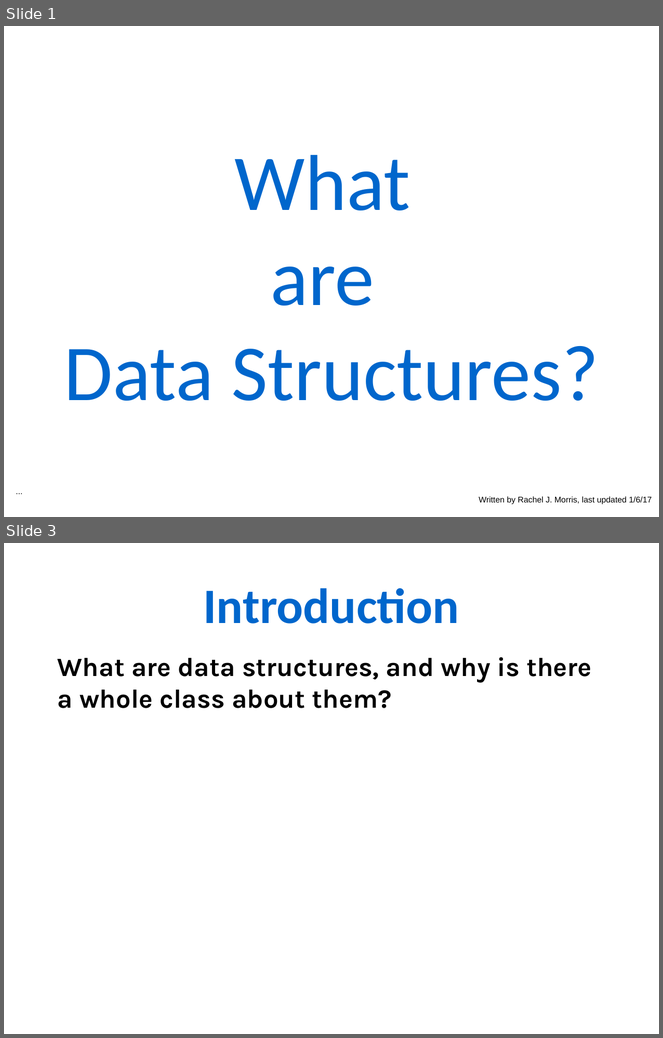
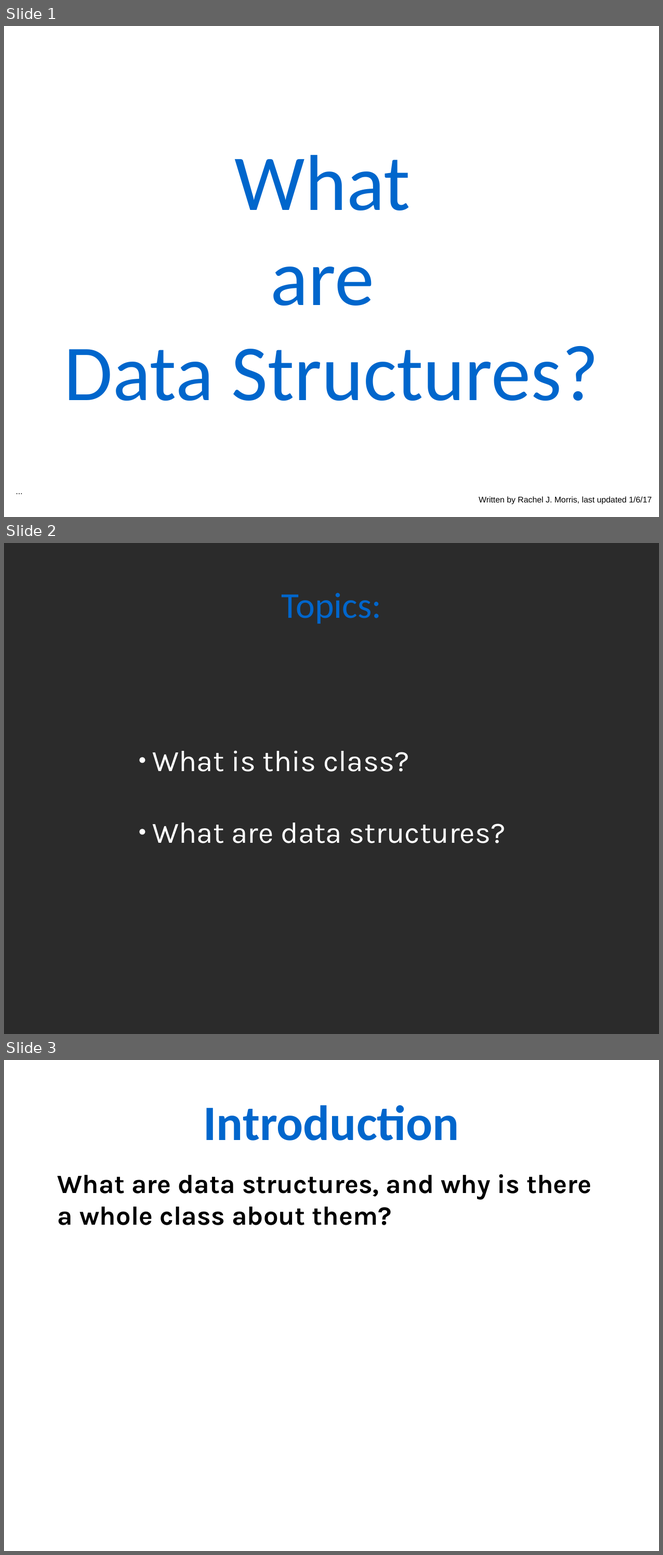
Before and after one commit to mariamhabib/CS250-Data-Structures, a slide deck: Lectures/Lecture 01 - What are data structures.odp. Shown one above the other, each under a label of ours: slides 1 and 3 before the commit, slides 1, 2 and 3 after it; the slides between them are not shown. The pictures are 663x1038 and 663x1555 pixels, drawn with LibreOffice and Linux fonts; fonts in the diff are those of the drawing; background and template pictures are left out; a plain dark background stands for a picture behind light text. Boxes give left, top, right and bottom in pixels: in the first picture for what was removed or moved away, otherwise in the second. Text is boxed around its words. In the diff, an @@ line names an element or a change of style, - is before the commit and + after.

Commit message:
Lecture 1

```diff
--- a/Lectures/Lecture 01 - What are data structures.odp
+++ b/Lectures/Lecture 01 - What are data structures.odp
@@ slide 2 added at [4, 543, 659, 1034], background picture (left out) @@
@@ title added at [281, 593, 382, 624], 44 pt, text #0066CC @@
+Topics:
@@ text added at [152, 750, 506, 844], 36 pt, text #FFFFFF @@
+● What is this class?
+● What are data structures?
```
Also in this commit, not shown: 1 slide removed, 1 other file.
